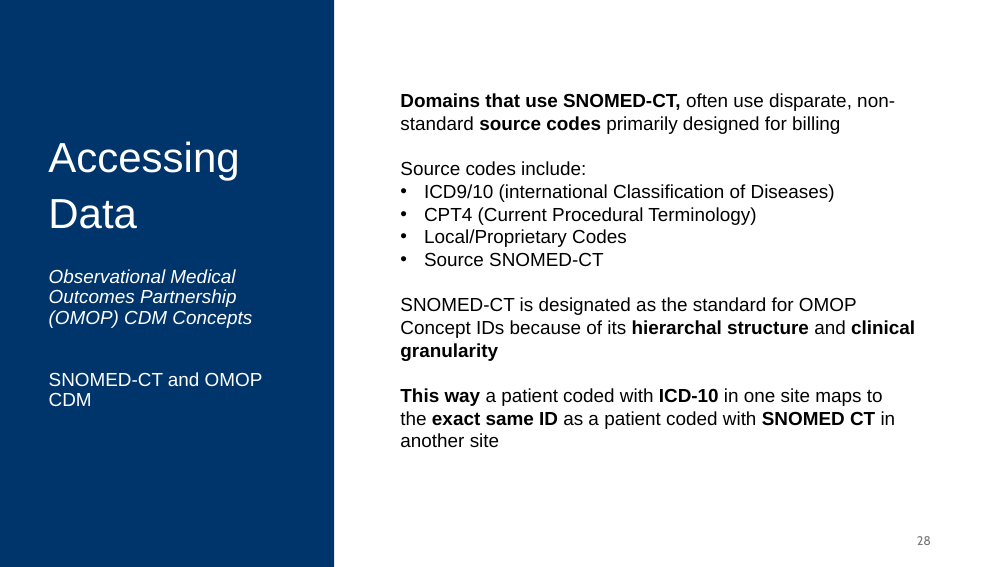
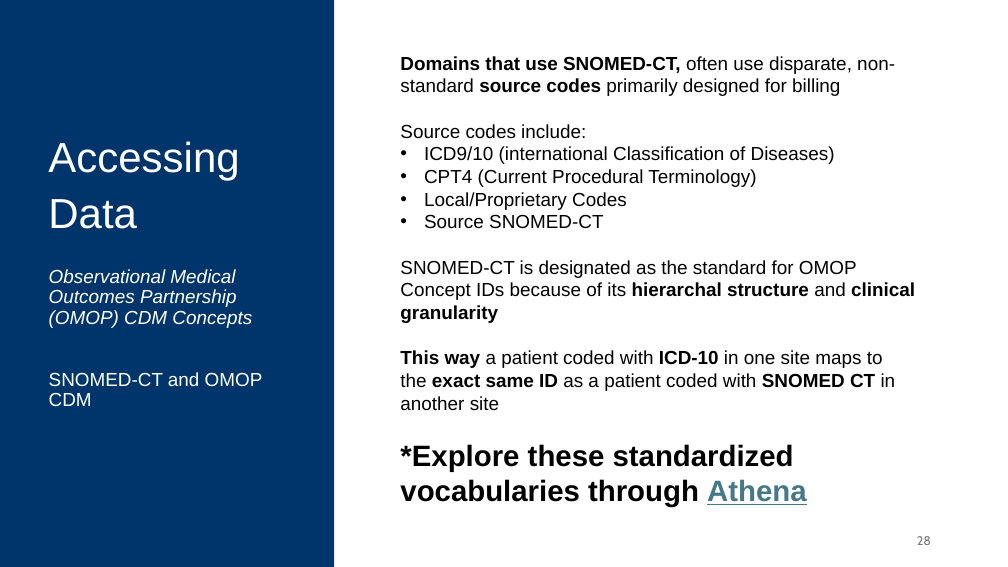
Before and after one commit to CWML/All-of-Us-Training-Resources, a slide deck: slide 28 of Session 1/Intro to All of Us.pptx. Drawn at 1008x567 pixels with LibreOffice and Linux fonts; fonts in the diff are those of the drawing. Boxes give left, top, right and bottom in pixels: in the first picture for what was removed or moved away, otherwise in the second. Text is boxed around its words. In the diff, an @@ line names an element or a change of style, - is before the commit and + after.

```diff
--- a/Session 1/Intro to All of Us.pptx
+++ b/Session 1/Intro to All of Us.pptx
@@ text "Domains that use SNOMED-CT, often ..." moved from (x1=400, y1=93, x2=915, y2=448) to (x1=400, y1=56, x2=915, y2=507) @@
@@ text at (x1=400, y1=444, x2=807, y2=507): paragraph added @@
+*Explore these standardized vocabularies through Athena
```
Also in this commit, not shown: 6 other slides changed.
